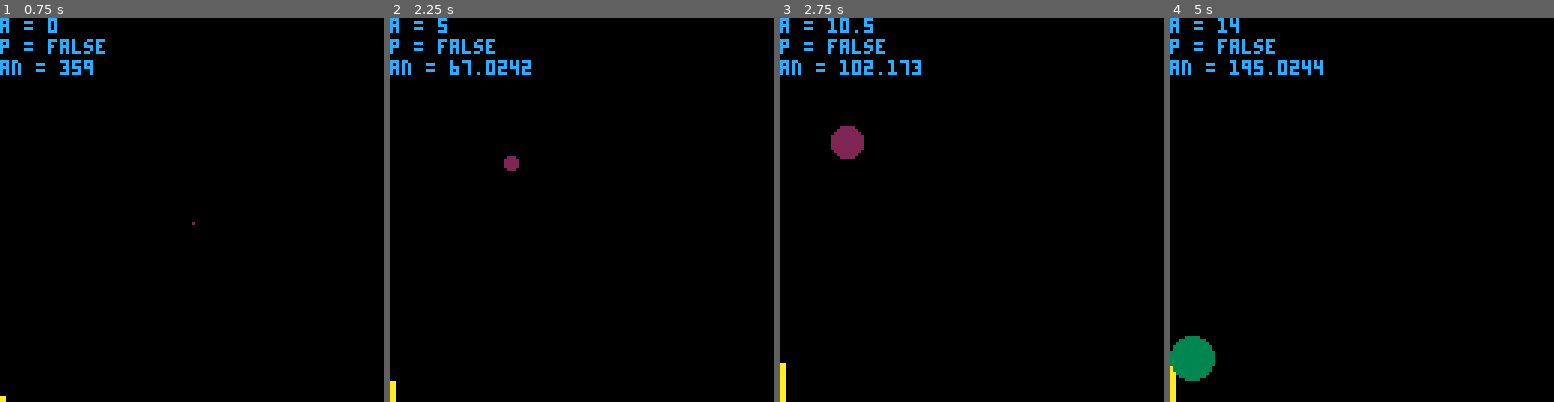
Above: before the commit, frames 1-4 (left to right).
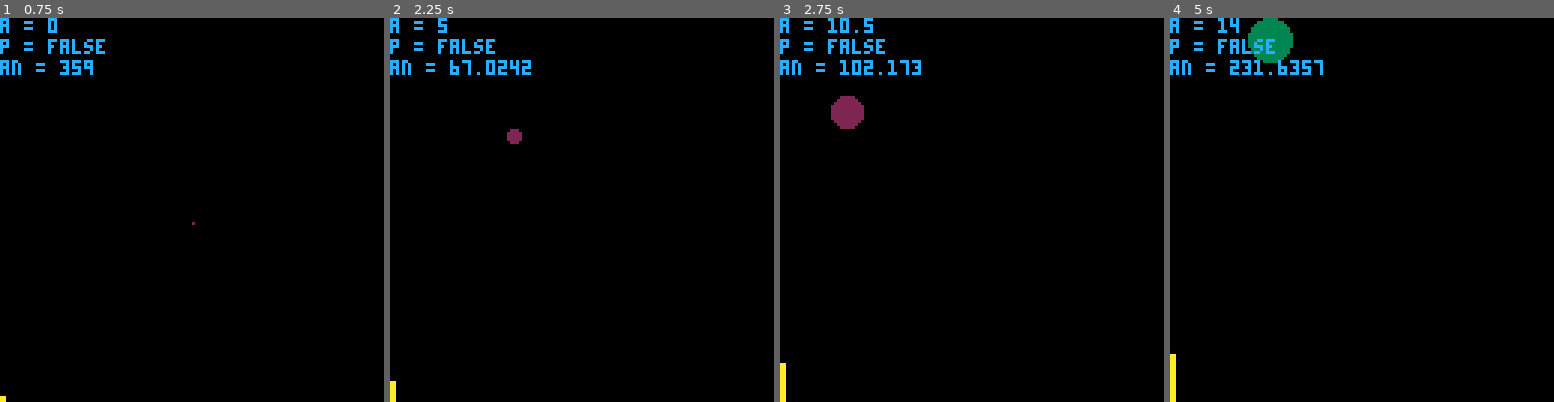
Above: after the commit, the same moments.

Repository: trivorak/p8
Game: PICO-8 cartridge balloontest.p8
The game is run twice, just before and just after one commit, with the same random seed, the same clock (stepped at 60 frames per second) and the same inputs.
Inputs:
- Up to frame 1 (0.75 s): tap X (X key) at 0.33 s; tap O (Z key) at 0.7 s
- Up to frame 2 (2.25 s): tap X (X key) at 1.07, 1.85 s; hold Right 1.6-2.1 s; tap O (Z key) at 1.7, 2.1 s; hold Up from 2.15 s (still down)
- Up to frame 3 (2.75 s): release Up at 2.42 s; hold Right from 2.47 s (still down); tap O (Z key) at 2.5 s
- Up to frame 4 (5 s): tap O (Z key) every 0.4 s from 2.9 to 4.9 s; tap X (X key) at 2.97, 4.08 s; release Right at 3.03 s; hold Left 3.08-3.58 s; hold Down 3.63-3.97 s; hold Right 4.02-4.68 s; hold Up from 4.73 s (still down)

Frame 1 is identical in both runs. In frame 2, 0.3% of the frame differs, in the area x 29-35%, y 28-40%; in frame 3, 1.1%; in frame 4, 2.2%, in the area x 0-40%, y 0-95%.

Commit message:
who knows

Diff:
--- a/balloontest.p8
+++ b/balloontest.p8
@@ -15,6 +15,8 @@
 	movey = 0
 	speed = 10
 	rel = false
+	invx = false
+	invy = false
 end
 
 function _update()
@@ -39,6 +41,17 @@
 		cy += movey
 		angle = (rnd(10)-5) + angle
 		air -= 1
+		if (invx == true) then
+			movex = getsinx(speed,angle)
+		else
+			movex = getsinx(speed,angle)*-1
+		end
+		if (invy == true) then
+			movey = getcosy(speed,angle)
+		else
+			movey = getcosy(speed,angle)*-1
+		end
+
 	end
 
 	if (btn(5)) then cy += 2 end
@@ -66,21 +79,25 @@
 	if (cx + air/2 > 128) then
 		cx = cx -((cx+air/2)-128)
 		movex *= -1
+		updateangle()
 	end
 
 	if (cx - air/2 < 0) then
 		cx = cx-((cx-air/2)-0)
 		movex *= -1
+		updateangle()
 	end
 
 	if (cy + air/2 > 128) then
 		cy = cy -((cy+air/2)-128)
 		movey *= -1
+		updateangle()
 	end
 
 	if (cy - air/2 < 0) then
 		cy = cy - ((cy-air/2)-0)
 		movey *= -1
+		updateangle()
 	end
 end
 
@@ -115,6 +132,9 @@
 	return rad*(sin(ang/360) *-1)
 end
 
+function updateangle()
+	angle = atan2(movex,movey)*360
+end
 __gfx__
 00000000000000000000000000000000000000000000000000000000000000000000000000000000000000000000000000000000000000000000000000000000
 00000000000000000000000000000000000000000000000000000000000000000000000000000000000000000000000000000000000000000000000000000000
